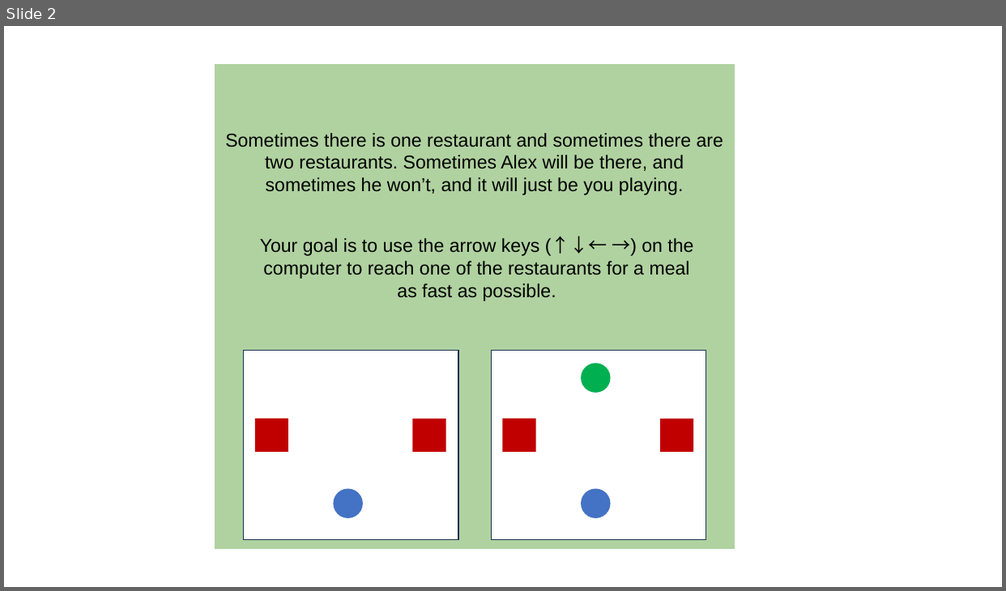
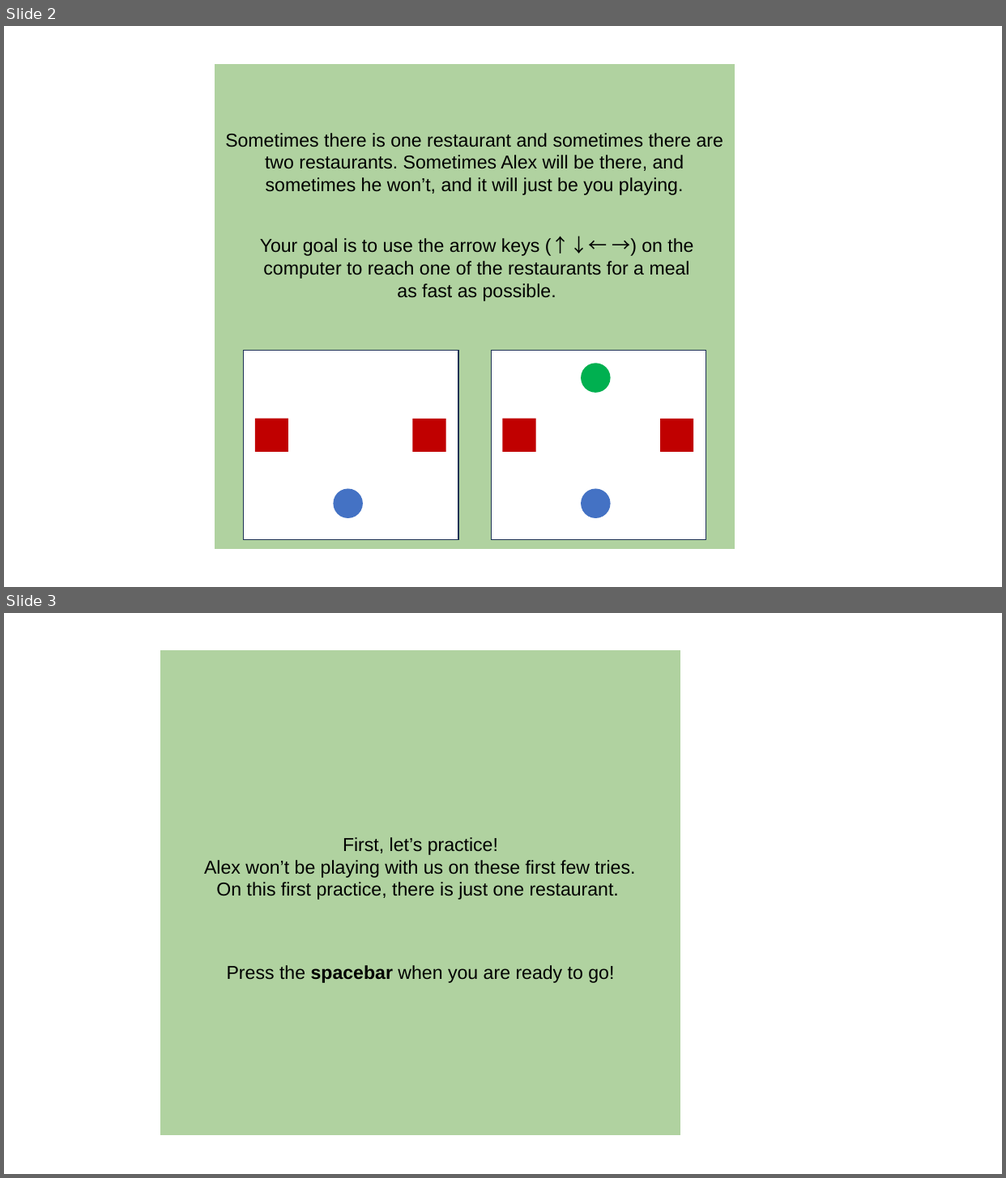
Before and after one commit to chengshaozhe/DukeVIP, a slide deck: SCC-version1.1/introduction_text.pptx. Shown one above the other, each under a label of ours: slide 2 before the commit, slides 2 and 3 after it. The pictures are 1006x591 and 1006x1178 pixels, drawn with LibreOffice and Linux fonts; fonts in the diff are those of the drawing. Boxes give left, top, right and bottom in pixels: in the first picture for what was removed or moved away, otherwise in the second. Text is boxed around its words. In the diff, an @@ line names an element or a change of style, - is before the commit and + after.

```diff
--- a/SCC-version1.1/introduction_text.pptx
+++ b/SCC-version1.1/introduction_text.pptx
@@ slide 3 added at bbox=[4, 613, 1002, 1174], background #FFFFFF @@
@@ rectangle added at bbox=[161, 651, 680, 1135], fill #B0D2A0, outline #B0D2A0 1 pt @@
@@ rectangle added at bbox=[161, 651, 672, 1135], fill #B0D2A0, outline #B0D2A0 1 pt @@
@@ text added at bbox=[204, 837, 635, 900], 18 pt, text #000000 @@
+First, let’s practice!
+Alex won’t be playing with us on these first few tries.
+On this first practice, there is just one restaurant.
@@ text added at bbox=[227, 965, 614, 983], 18 pt, text #000000 @@
+Press the spacebar when you are ready to go!
```
Also in this commit, not shown: 4 other slides added, 1 slide removed, 5 other files.
